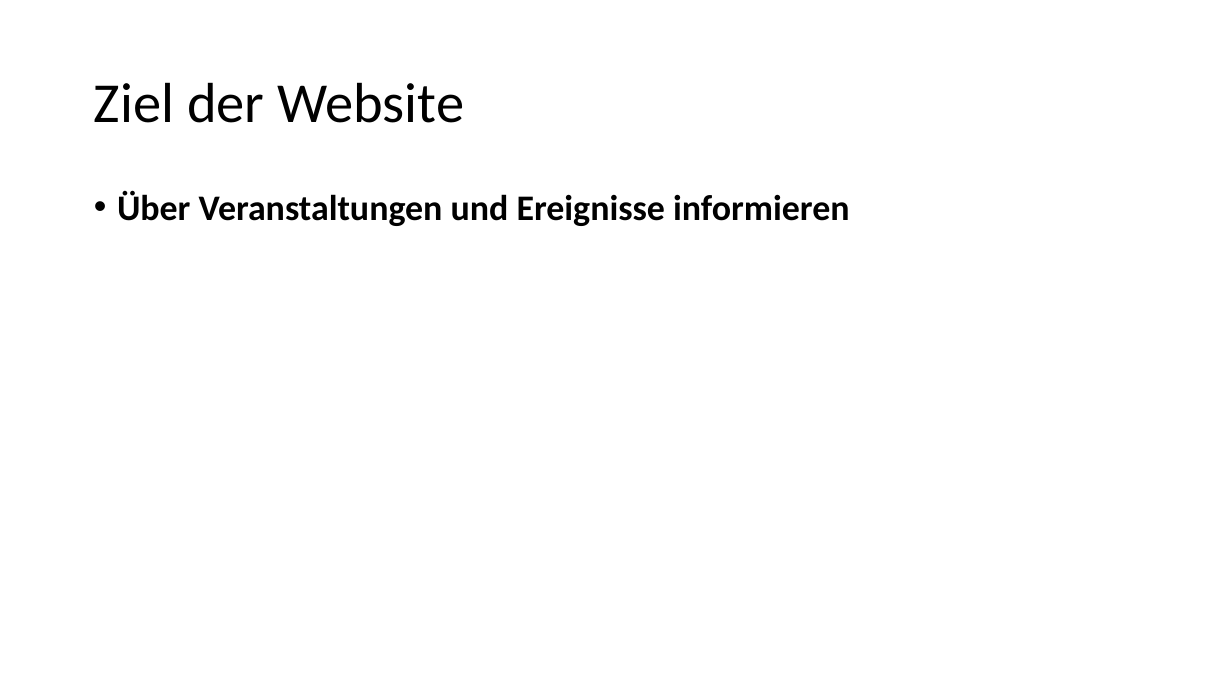
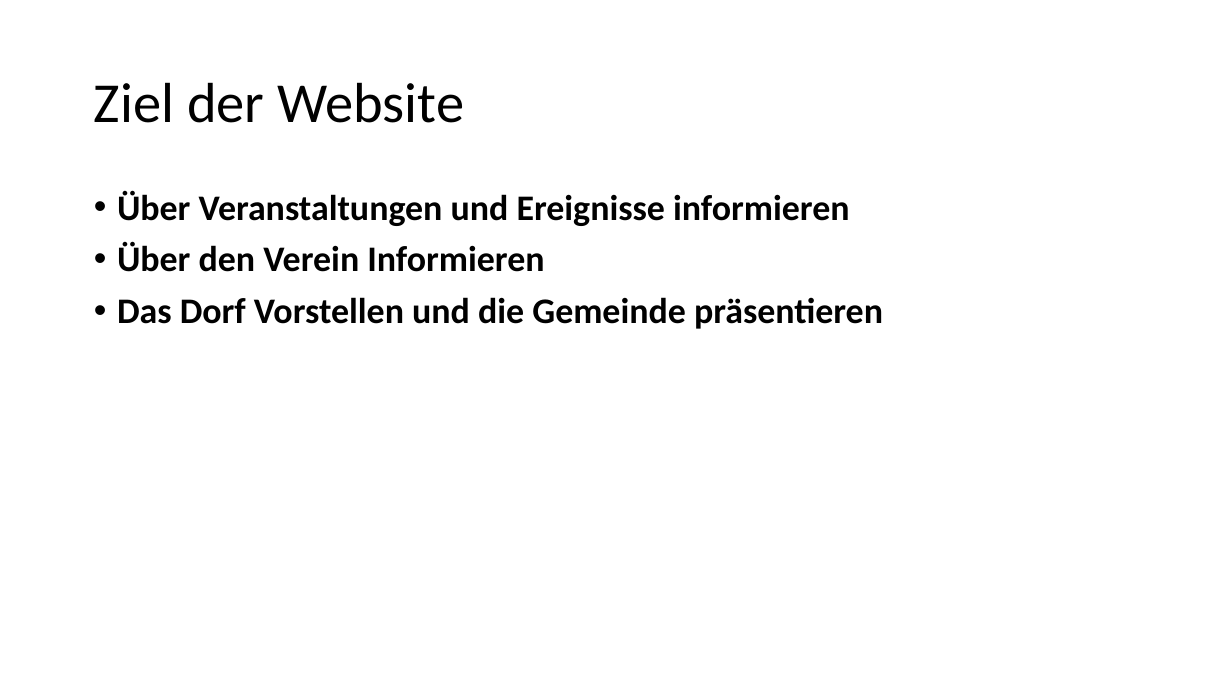
Before and after one commit to Ikeaner/WebtechProjekt, a slide deck: slide 2 of Abschlusspräsentation.pptx. Drawn at 1232x693 pixels with LibreOffice and Linux fonts; fonts in the diff are those of the drawing. Boxes give left, top, right and bottom in pixels: in the first picture for what was removed or moved away, otherwise in the second. Text is boxed around its words. In the diff, an @@ line names an element or a change of style, - is before the commit and + after.

```diff
--- a/Abschlusspräsentation.pptx
+++ b/Abschlusspräsentation.pptx
@@ text at (x1=117, y1=242, x2=883, y2=329): paragraphs added @@
+• Über den Verein Informieren
+• Das Dorf Vorstellen und die Gemeinde präsentieren
```
Also in this commit, not shown: 2 other slides changed, 2 slides added, 1 slide removed, 1 other file.
